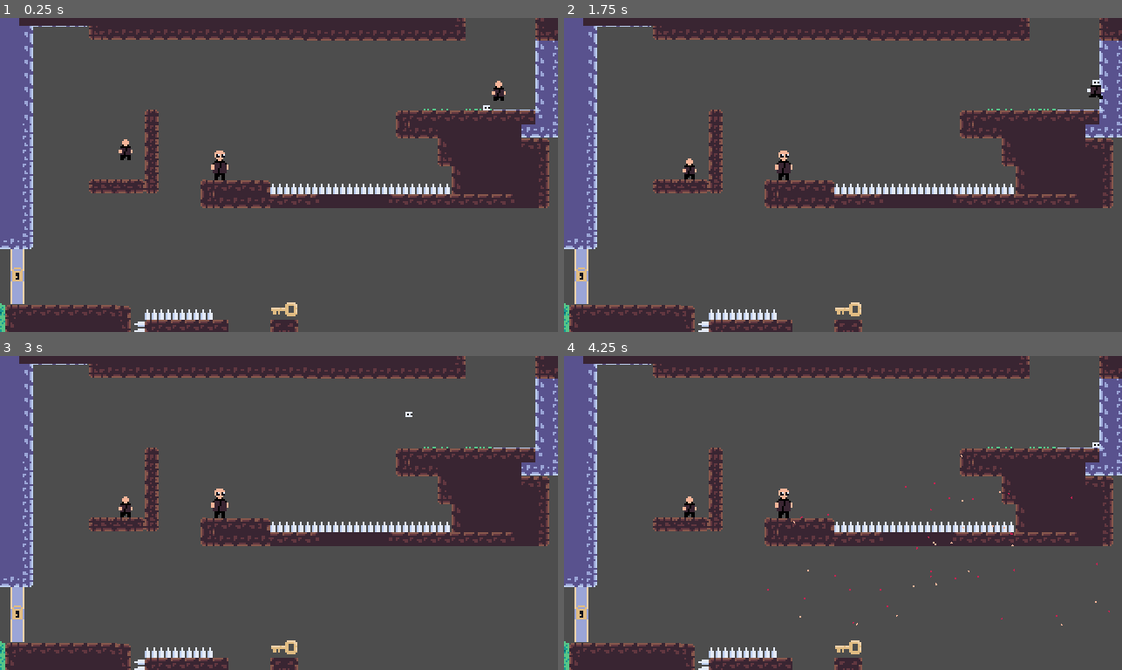
Above: before the commit, frames 1-4 (two rows, left to right).
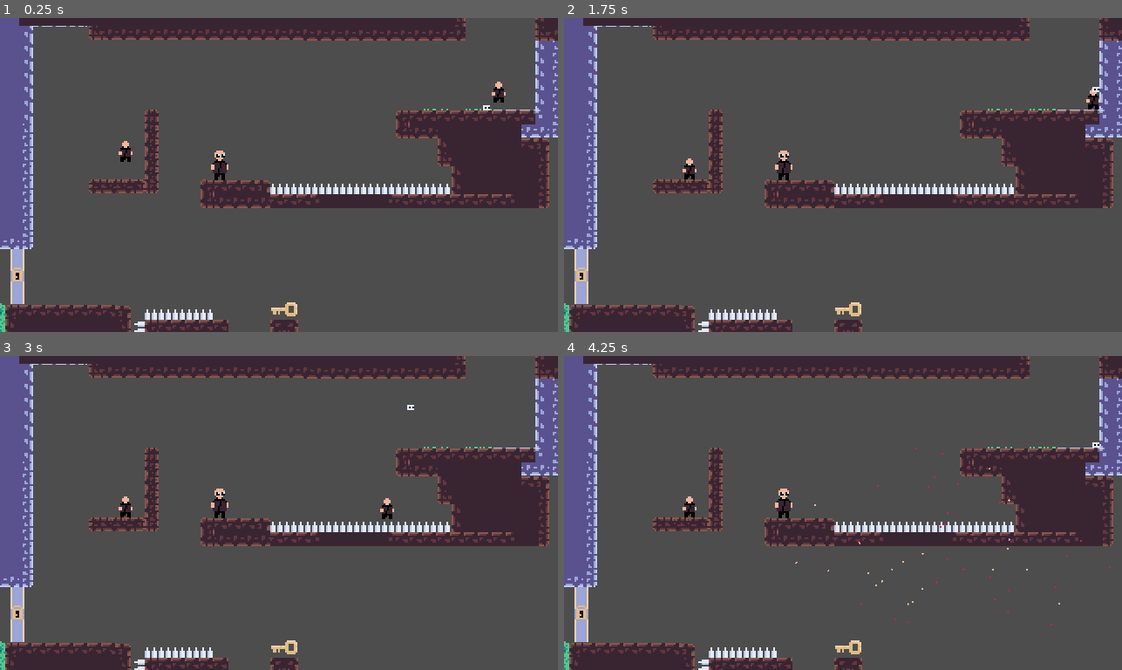
Above: after the commit, the same moments.

Repository: MikealMaksimus/DayDream
Game: Godot game, scene res://test_scene.tscn
Two runs of this game, one before a commit and one after it. Both use one fixed random seed, a clock stepped at 60 frames per second and the inputs below. The project has no main scene, so this scene is started directly.
Inputs:
- Up to frame 1 (0.25 s): no input
- Up to frame 2 (1.75 s): hold Space (jump) 0.53-1.28 s; hold D (right) from 0.53 s (still down); tap K (Posess) at 1.35 s; tap Space (jump) at 1.52, 1.55 s
- Up to frame 3 (3 s): tap Space (jump) at 1.82 s; release D (right) at 2.03 s; hold A (left) 2.03-2.78 s; hold Space (jump) 2.03-2.78 s; hold D (right) from 2.78 s (still down); tap K (Posess) at 2.85 s
- Up to frame 4 (4.25 s): keep holding D (right); tap Space (jump) at 3.02, 3.05, 3.32 s; hold Space (jump) from 3.53 s (still down)

The runs differ from the first frame. In frame 1, less than 0.1% of the frame differs, in the area x 21-91%, y 20-46%; in frame 2, 0.2%, in the area x 93-97%, y 19-30%; in frame 3, 0.2%; in frame 4, 0.2%.

Commit message:
dickFixer

Diff:
--- a/BigDude.tscn
+++ b/BigDude.tscn
@@ -1,8 +1,9 @@
-[gd_scene load_steps=6 format=3 uid="uid://b0v06luymgval"]
+[gd_scene load_steps=7 format=3 uid="uid://b0v06luymgval"]
 
 [ext_resource type="Script" path="res://big_dude.gd" id="1_o40b0"]
 [ext_resource type="Texture2D" uid="uid://cs2dptfnrsdju" path="res://Sprites2/BigDude.png" id="2_vstnn"]
 [ext_resource type="AudioStream" uid="uid://cjq7ygb3jtxat" path="res://DeathScream.mp3" id="3_y7w6p"]
+[ext_resource type="PackedScene" uid="uid://djhym21qlqfmk" path="res://dig_fixer.tscn" id="4_hxc3o"]
 
 [sub_resource type="RectangleShape2D" id="RectangleShape2D_sv8pr"]
 size = Vector2(6, 5)
@@ -40,6 +41,8 @@
 stream = ExtResource("3_y7w6p")
 pitch_scale = 1.1
 
+[node name="DigFixer" parent="." instance=ExtResource("4_hxc3o")]
+
 [connection signal="body_entered" from="Area2D" to="." method="_on_area_2d_body_entered"]
 [connection signal="body_exited" from="Area2D" to="." method="_on_area_2d_body_exited"]
 [connection signal="body_entered" from="HitBox" to="." method="_on_hit_box_body_entered"]
--- /dev/null
+++ b/brick_map.tscn
@@ -0,0 +1,65 @@
+[gd_scene load_steps=4 format=3 uid="uid://pyevw0jntxxa"]
+
+[ext_resource type="Texture2D" uid="uid://bqpsdeqhm8q6u" path="res://Sprites2/BrickTile.png" id="1_ubnb2"]
+
+[sub_resource type="TileSetAtlasSource" id="TileSetAtlasSource_8di0w"]
+texture = ExtResource("1_ubnb2")
+texture_region_size = Vector2i(8, 8)
+0:0/0 = 0
+0:0/0/physics_layer_0/polygon_0/points = PackedVector2Array(-4, -4, 4, -4, 4, 4, -4, 4)
+1:0/0 = 0
+1:0/0/physics_layer_0/polygon_0/points = PackedVector2Array(-4, -4, 4, -4, 4, 4, -4, 4)
+2:0/0 = 0
+2:0/0/physics_layer_0/polygon_0/points = PackedVector2Array(-4, -4, 4, -4, 4, 4, -4, 4)
+4:0/0 = 0
+4:0/0/physics_layer_0/polygon_0/points = PackedVector2Array(-4, -4, 4, -4, 4, 4, -4, 4)
+6:0/0 = 0
+6:0/0/physics_layer_0/polygon_0/points = PackedVector2Array(-4, -4, 4, -4, 4, 4, -4, 4)
+7:0/0 = 0
+7:0/0/physics_layer_0/polygon_0/points = PackedVector2Array(-4, -4, 4, -4, 4, 4, -4, 4)
+0:1/0 = 0
+0:1/0/physics_layer_0/polygon_0/points = PackedVector2Array(-4, -4, 4, -4, 4, 4, -4, 4)
+1:1/0 = 0
+1:1/0/physics_layer_0/polygon_0/points = PackedVector2Array(-4, -4, 4, -4, 4, 4, -4, 4)
+2:1/0 = 0
+2:1/0/physics_layer_0/polygon_0/points = PackedVector2Array(-4, -4, 4, -4, 4, 4, -4, 4)
+4:1/0 = 0
+4:1/0/physics_layer_0/polygon_0/points = PackedVector2Array(-4, -4, 4, -4, 4, 4, -4, 4)
+6:1/0 = 0
+6:1/0/physics_layer_0/polygon_0/points = PackedVector2Array(-4, -4, 4, -4, 4, 4, -4, 4)
+7:1/0 = 0
+7:1/0/physics_layer_0/polygon_0/points = PackedVector2Array(-4, -4, 4, -4, 4, 4, -4, 4)
+0:2/0 = 0
+0:2/0/physics_layer_0/polygon_0/points = PackedVector2Array(-4, -4, 4, -4, 4, 4, -4, 4)
+1:2/0 = 0
+1:2/0/physics_layer_0/polygon_0/points = PackedVector2Array(-4, -4, 4, -4, 4, 4, -4, 4)
+2:2/0 = 0
+2:2/0/physics_layer_0/polygon_0/points = PackedVector2Array(-4, -4, 4, -4, 4, 4, -4, 4)
+4:2/0 = 0
+4:2/0/physics_layer_0/polygon_0/points = PackedVector2Array(-4, -4, 4, -4, 4, 4, -4, 4)
+6:3/0 = 0
+6:3/0/physics_layer_0/polygon_0/points = PackedVector2Array(-4, -4, 4, -4, 4, 4, -4, 4)
+7:3/0 = 0
+7:3/0/physics_layer_0/polygon_0/points = PackedVector2Array(-4, -4, 4, -4, 4, 4, -4, 4)
+0:4/0 = 0
+0:4/0/physics_layer_0/polygon_0/points = PackedVector2Array(-4, -4, 4, -4, 4, 4, -4, 4)
+1:4/0 = 0
+1:4/0/physics_layer_0/polygon_0/points = PackedVector2Array(-4, -4, 4, -4, 4, 4, -4, 4)
+2:4/0 = 0
+2:4/0/physics_layer_0/polygon_0/points = PackedVector2Array(-4, -4, 4, -4, 4, 4, -4, 4)
+4:4/0 = 0
+4:4/0/physics_layer_0/polygon_0/points = PackedVector2Array(-4, -4, 4, -4, 4, 4, -4, 4)
+6:4/0 = 0
+6:4/0/physics_layer_0/polygon_0/points = PackedVector2Array(-4, -4, 4, -4, 4, 4, -4, 4)
+7:4/0 = 0
+7:4/0/physics_layer_0/polygon_0/points = PackedVector2Array(-4, -4, 4, -4, 4, 4, -4, 4)
+
+[sub_resource type="TileSet" id="TileSet_l6046"]
+tile_size = Vector2i(8, 8)
+physics_layer_0/collision_layer = 5
+physics_layer_0/collision_mask = 5
+sources/0 = SubResource("TileSetAtlasSource_8di0w")
+
+[node name="BrickMap" type="TileMap"]
+tile_set = SubResource("TileSet_l6046")
+format = 2
--- /dev/null
+++ b/dig_fixer.gd
@@ -0,0 +1,5 @@
+extends Area2D
+
+
+func _on_body_entered(body: Node2D) -> void:
+	get_parent().global_position.y -= 2
--- /dev/null
+++ b/dig_fixer.tscn
@@ -0,0 +1,14 @@
+[gd_scene load_steps=3 format=3 uid="uid://djhym21qlqfmk"]
+
+[ext_resource type="Script" path="res://dig_fixer.gd" id="1_dw8uq"]
+
+[sub_resource type="RectangleShape2D" id="RectangleShape2D_ecsri"]
+size = Vector2(2, 2)
+
+[node name="DigFixer" type="Area2D"]
+script = ExtResource("1_dw8uq")
+
+[node name="CollisionShape2D" type="CollisionShape2D" parent="."]
+shape = SubResource("RectangleShape2D_ecsri")
+
+[connection signal="body_entered" from="." to="." method="_on_body_entered"]
--- a/dude.tscn
+++ b/dude.tscn
@@ -1,7 +1,8 @@
-[gd_scene load_steps=5 format=3 uid="uid://bek3l5oogvfmg"]
+[gd_scene load_steps=6 format=3 uid="uid://bek3l5oogvfmg"]
 
 [ext_resource type="Script" path="res://dude.gd" id="1_7vldv"]
 [ext_resource type="Texture2D" uid="uid://dhwbw1txy1whn" path="res://Sprites2/Innocent.png" id="2_4wvyb"]
+[ext_resource type="PackedScene" uid="uid://djhym21qlqfmk" path="res://dig_fixer.tscn" id="3_3vsdl"]
 
 [sub_resource type="RectangleShape2D" id="RectangleShape2D_sv8pr"]
 size = Vector2(6, 5)
@@ -35,6 +36,8 @@
 position = Vector2(-0.5, 0.5)
 shape = SubResource("RectangleShape2D_0i8vh")
 
+[node name="DigFixer" parent="." instance=ExtResource("3_3vsdl")]
+
 [connection signal="body_entered" from="Area2D" to="." method="_on_area_2d_body_entered"]
 [connection signal="body_exited" from="Area2D" to="." method="_on_area_2d_body_exited"]
 [connection signal="body_entered" from="HitBox" to="." method="_on_hit_box_body_entered"]
--- /dev/null
+++ b/hell_map.tscn
@@ -0,0 +1,76 @@
+[gd_scene load_steps=4 format=3 uid="uid://c84fma4f7mewc"]
+
+[ext_resource type="Texture2D" uid="uid://bad22dwqcx3sn" path="res://Sprites2/HellTile.png" id="1_leroc"]
+
+[sub_resource type="TileSetAtlasSource" id="TileSetAtlasSource_jft6n"]
+texture = ExtResource("1_leroc")
+texture_region_size = Vector2i(8, 8)
+0:0/0 = 0
+0:0/0/physics_layer_0/polygon_0/points = PackedVector2Array(-4, -4, 4, -4, 4, 4, -4, 4)
+1:0/0 = 0
+1:0/0/physics_layer_0/polygon_0/points = PackedVector2Array(-4, -4, 4, -4, 4, 4, -4, 4)
+2:0/0 = 0
+2:0/0/physics_layer_0/polygon_0/points = PackedVector2Array(-4, -4, 4, -4, 4, 4, -4, 4)
+4:0/0 = 0
+4:0/0/physics_layer_0/polygon_0/points = PackedVector2Array(-4, -4, 4, -4, 4, 4, -4, 4)
+6:0/0 = 0
+6:0/0/physics_layer_0/polygon_0/points = PackedVector2Array(-4, -4, 4, -4, 4, 4, -4, 4)
+7:0/0 = 0
+7:0/0/physics_layer_0/polygon_0/points = PackedVector2Array(-4, -4, 4, -4, 4, 4, -4, 4)
+9:0/0 = 0
+9:0/0/physics_layer_0/polygon_0/points = PackedVector2Array(-4, -4, 4, -4, 4, 4, -4, 4)
+10:0/0 = 0
+10:0/0/physics_layer_0/polygon_0/points = PackedVector2Array(-4, -4, 4, -4, 4, 4, -4, 4)
+0:1/0 = 0
+0:1/0/physics_layer_0/polygon_0/points = PackedVector2Array(-4, -4, 4, -4, 4, 4, -4, 4)
+1:1/0 = 0
+1:1/0/physics_layer_0/polygon_0/points = PackedVector2Array(-4, -4, 4, -4, 4, 4, -4, 4)
+2:1/0 = 0
+2:1/0/physics_layer_0/polygon_0/points = PackedVector2Array(-4, -4, 4, -4, 4, 4, -4, 4)
+4:1/0 = 0
+4:1/0/physics_layer_0/polygon_0/points = PackedVector2Array(-4, -4, 4, -4, 4, 4, -4, 4)
+6:1/0 = 0
+6:1/0/physics_layer_0/polygon_0/points = PackedVector2Array(-4, -4, 4, -4, 4, 4, -4, 4)
+7:1/0 = 0
+7:1/0/physics_layer_0/polygon_0/points = PackedVector2Array(-4, -4, 4, -4, 4, 4, -4, 4)
+9:1/0 = 0
+9:1/0/physics_layer_0/polygon_0/points = PackedVector2Array(-4, -4, 4, -4, 4, 4, -4, 4)
+10:1/0 = 0
+10:1/0/physics_layer_0/polygon_0/points = PackedVector2Array(-4, -4, 4, -4, 4, 4, -4, 4)
+0:2/0 = 0
+0:2/0/physics_layer_0/polygon_0/points = PackedVector2Array(-4, -4, 4, -4, 4, 4, -4, 4)
+1:2/0 = 0
+1:2/0/physics_layer_0/polygon_0/points = PackedVector2Array(-4, -4, 4, -4, 4, 4, -4, 4)
+2:2/0 = 0
+2:2/0/physics_layer_0/polygon_0/points = PackedVector2Array(-4, -4, 4, -4, 4, 4, -4, 4)
+4:2/0 = 0
+4:2/0/physics_layer_0/polygon_0/points = PackedVector2Array(-4, -4, 4, -4, 4, 4, -4, 4)
+6:3/0 = 0
+6:3/0/physics_layer_0/polygon_0/points = PackedVector2Array(-4, -4, 4, -4, 4, 4, -4, 4)
+7:3/0 = 0
+7:3/0/physics_layer_0/polygon_0/points = PackedVector2Array(-4, -4, 4, -4, 4, 4, -4, 4)
+10:3/0 = 0
+0:4/0 = 0
+0:4/0/physics_layer_0/polygon_0/points = PackedVector2Array(-4, -4, 4, -4, 4, 4, -4, 4)
+1:4/0 = 0
+1:4/0/physics_layer_0/polygon_0/points = PackedVector2Array(-4, -4, 4, -4, 4, 4, -4, 4)
+2:4/0 = 0
+2:4/0/physics_layer_0/polygon_0/points = PackedVector2Array(-4, -4, 4, -4, 4, 4, -4, 4)
+4:4/0 = 0
+4:4/0/physics_layer_0/polygon_0/points = PackedVector2Array(-4, -4, 4, -4, 4, 4, -4, 4)
+6:4/0 = 0
+6:4/0/physics_layer_0/polygon_0/points = PackedVector2Array(-4, -4, 4, -4, 4, 4, -4, 4)
+7:4/0 = 0
+7:4/0/physics_layer_0/polygon_0/points = PackedVector2Array(-4, -4, 4, -4, 4, 4, -4, 4)
+9:4/0 = 0
+10:4/0 = 0
+
+[sub_resource type="TileSet" id="TileSet_wwnxn"]
+tile_size = Vector2i(8, 8)
+physics_layer_0/collision_layer = 5
+physics_layer_0/collision_mask = 5
+sources/0 = SubResource("TileSetAtlasSource_jft6n")
+
+[node name="HellMap" type="TileMap"]
+tile_set = SubResource("TileSet_wwnxn")
+format = 2
--- /dev/null
+++ b/mover.tscn
@@ -0,0 +1,61 @@
+[gd_scene load_steps=6 format=3 uid="uid://d3quoryjkdxrp"]
+
+[ext_resource type="Texture2D" uid="uid://cw3cgeewsydg4" path="res://Sprites2/Moving.png" id="1_jna33"]
+
+[sub_resource type="RectangleShape2D" id="RectangleShape2D_ijk27"]
+size = Vector2(16, 8)
+
+[sub_resource type="Animation" id="Animation_dbn3n"]
+resource_name = "new_animation"
+length = 2.0
+loop_mode = 1
+tracks/0/type = "value"
+tracks/0/imported = false
+tracks/0/enabled = true
+tracks/0/path = NodePath("AnimatableBody2D:position")
+tracks/0/interp = 1
+tracks/0/loop_wrap = true
+tracks/0/keys = {
+"times": PackedFloat32Array(0, 1),
+"transitions": PackedFloat32Array(1, 1),
+"update": 0,
+"values": [Vector2(0, 0), Vector2(42, 0)]
+}
+
+[sub_resource type="Animation" id="Animation_llk5n"]
+length = 0.001
+tracks/0/type = "value"
+tracks/0/imported = false
+tracks/0/enabled = true
+tracks/0/path = NodePath("AnimatableBody2D:position")
+tracks/0/interp = 1
+tracks/0/loop_wrap = true
+tracks/0/keys = {
+"times": PackedFloat32Array(0),
+"transitions": PackedFloat32Array(1),
+"update": 0,
+"values": [Vector2(0, 0)]
+}
+
+[sub_resource type="AnimationLibrary" id="AnimationLibrary_rc0uj"]
+_data = {
+"RESET": SubResource("Animation_llk5n"),
+"new_animation": SubResource("Animation_dbn3n")
+}
+
+[node name="Mover" type="Node2D"]
+
+[node name="AnimatableBody2D" type="AnimatableBody2D" parent="."]
+collision_layer = 5
+collision_mask = 5
+
+[node name="Sprite2D" type="Sprite2D" parent="AnimatableBody2D"]
+texture = ExtResource("1_jna33")
+
+[node name="CollisionShape2D" type="CollisionShape2D" parent="AnimatableBody2D"]
+shape = SubResource("RectangleShape2D_ijk27")
+
+[node name="AnimationPlayer" type="AnimationPlayer" parent="."]
+libraries = {
+"": SubResource("AnimationLibrary_rc0uj")
+}
--- /dev/null
+++ b/moving_platform.gd
@@ -0,0 +1,8 @@
+extends Path2D
+
+@export var speed: float = 100.0
+var prev_pos
+var velocity
+
+func _process(delta):
+	$PathFollow2D.progress += speed * delta
--- /dev/null
+++ b/moving_platform.tscn
@@ -0,0 +1,32 @@
+[gd_scene load_steps=5 format=3 uid="uid://bimpddho0kfgg"]
+
+[ext_resource type="Script" path="res://moving_platform.gd" id="1_3ui62"]
+[ext_resource type="Texture2D" uid="uid://cw3cgeewsydg4" path="res://Sprites2/Moving.png" id="2_ulm8u"]
+
+[sub_resource type="Curve2D" id="Curve2D_cm8id"]
+_data = {
+"points": PackedVector2Array(0, 0, 0, 0, -98, 0, 0, 0, 0, 0, -4, 0, 0, 0, 0, 0, -98, 0)
+}
+point_count = 3
+
+[sub_resource type="RectangleShape2D" id="RectangleShape2D_ola44"]
+size = Vector2(16, 8)
+
+[node name="MovingPlatform" type="Path2D"]
+curve = SubResource("Curve2D_cm8id")
+script = ExtResource("1_3ui62")
+speed = 20.0
+
+[node name="PathFollow2D" type="PathFollow2D" parent="."]
+position = Vector2(-98, 0)
+rotates = false
+
+[node name="AnimatableBody" type="AnimatableBody2D" parent="PathFollow2D"]
+collision_layer = 5
+collision_mask = 5
+
+[node name="CollisionShape2D" type="CollisionShape2D" parent="PathFollow2D/AnimatableBody"]
+shape = SubResource("RectangleShape2D_ola44")
+
+[node name="Sprite2D" type="Sprite2D" parent="PathFollow2D/AnimatableBody"]
+texture = ExtResource("2_ulm8u")
--- a/player.gd
+++ b/player.gd
@@ -21,6 +21,8 @@
 signal reset
 signal drop
 signal save
+
+var platform_velocity: Vector2 = Vector2.ZERO
 
 func _physics_process(delta: float) -> void:
 
@@ -55,7 +57,6 @@
 
 	if Info.posessing:
 		canDrop = true
-
 
 	animation()
 	move_and_slide()
--- a/project.godot
+++ b/project.godot
@@ -28,6 +28,7 @@
 
 Player=""
 Deadly=""
+moving_platform=""
 
 [input]
 
@@ -57,10 +58,6 @@
 ]
 }
 
-[physics]
-
-common/physics_ticks_per_second=120
-
 [rendering]
 
 textures/canvas_textures/default_texture_filter=0
--- a/the_real_test.tscn
+++ b/the_real_test.tscn
@@ -7,6 +7,7 @@
 [ext_resource type="PackedScene" uid="uid://bf6svam4es1k7" path="res://camera_anchor.tscn" id="5_r5qvl"]
 [ext_resource type="PackedScene" uid="uid://cxnwwxym0d75l" path="res://camera_2d.tscn" id="6_26033"]
 [ext_resource type="PackedScene" uid="uid://b0v06luymgval" path="res://BigDude.tscn" id="6_eieig"]
+[ext_resource type="PackedScene" uid="uid://d3quoryjkdxrp" path="res://mover.tscn" id="8_k0vah"]
 
 [node name="TheRealTest" type="Node2D"]
 
@@ -14,7 +15,7 @@
 layer_0/tile_data = PackedInt32Array(983040, 65536, 0, 1048576, 65536, 1, 983041, 65536, 0, 1048577, 65536, 1, 983042,  …(1943 unchanged characters)…
 
 [node name="Player" parent="." instance=ExtResource("2_aaam8")]
-position = Vector2(33, 0)
+position = Vector2(-7, 2)
 
 [node name="Spikes" parent="." instance=ExtResource("4_ialeo")]
 layer_0/tile_data = PackedInt32Array(917529, 0, 0, 917528, 0, 0, 917527, 0, 0, 917526, 0, 0)
@@ -35,9 +36,17 @@
 [node name="Dude" parent="." instance=ExtResource("3_71no4")]
 position = Vector2(67, -7)
 
+[node name="Mover" parent="." instance=ExtResource("8_k0vah")]
+position = Vector2(14, 95)
+
+[node name="AnimationPlayer" parent="Mover" index="1"]
+autoplay = "new_animation"
+
 [connection signal="drop" from="Player" to="BigDude" method="_on_player_drop"]
 [connection signal="drop" from="Player" to="Dude" method="_on_player_drop"]
 [connection signal="reset" from="Player" to="BigDude" method="_on_player_reset"]
 [connection signal="reset" from="Player" to="Dude" method="_on_player_reset"]
 [connection signal="save" from="Player" to="BigDude" method="_on_player_save"]
 [connection signal="save" from="Player" to="Dude" method="_on_player_save"]
+
+[editable path="Mover"]
Binary file changed: Sprites2/BigDude.png
Binary file added: Sprites2/BrickTile.png
Not shown, added: Sprites2/BrickTile.png.import
Binary file added: Sprites2/HellTile.png
Not shown, added: Sprites2/HellTile.png.import
Binary file changed: Sprites2/Innocent.png
Binary file added: Sprites2/Moving.png
Not shown, added: Sprites2/Moving.png.import
Not shown: 1 places in the_real_test.tscn that only renumber resources
